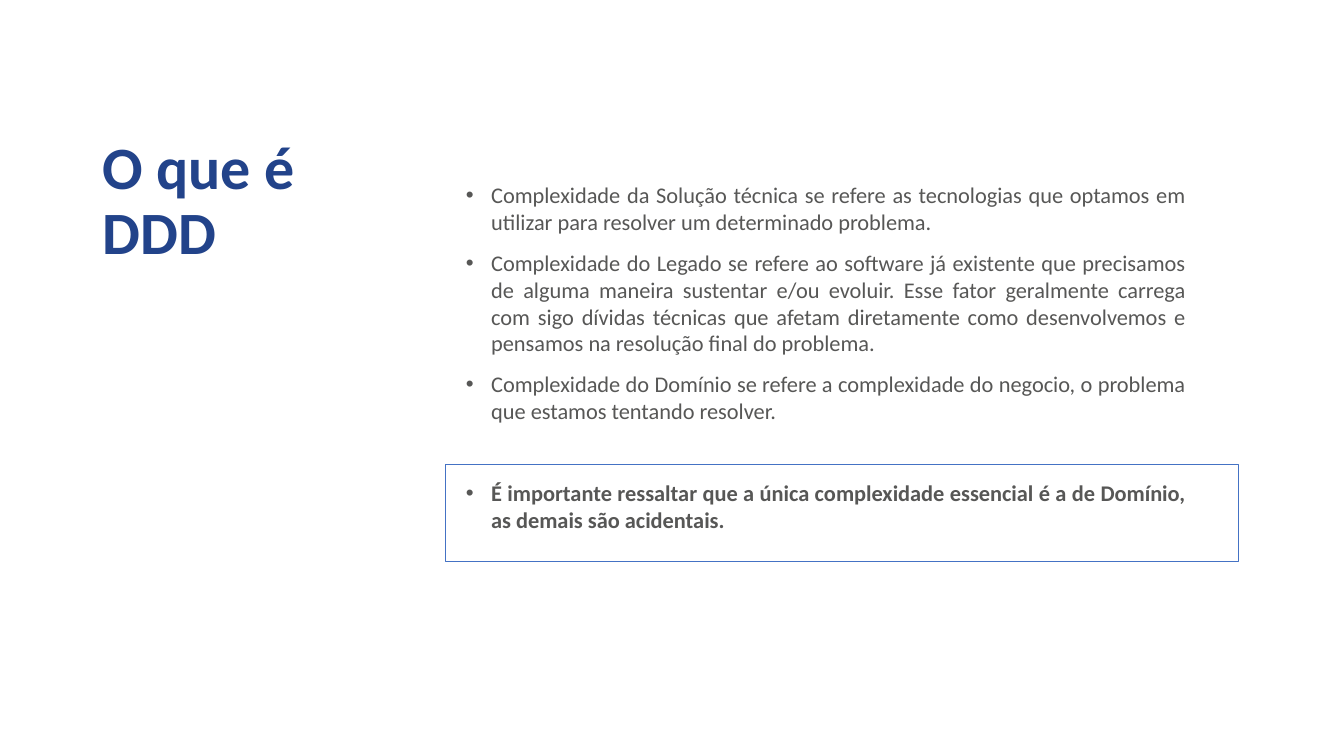
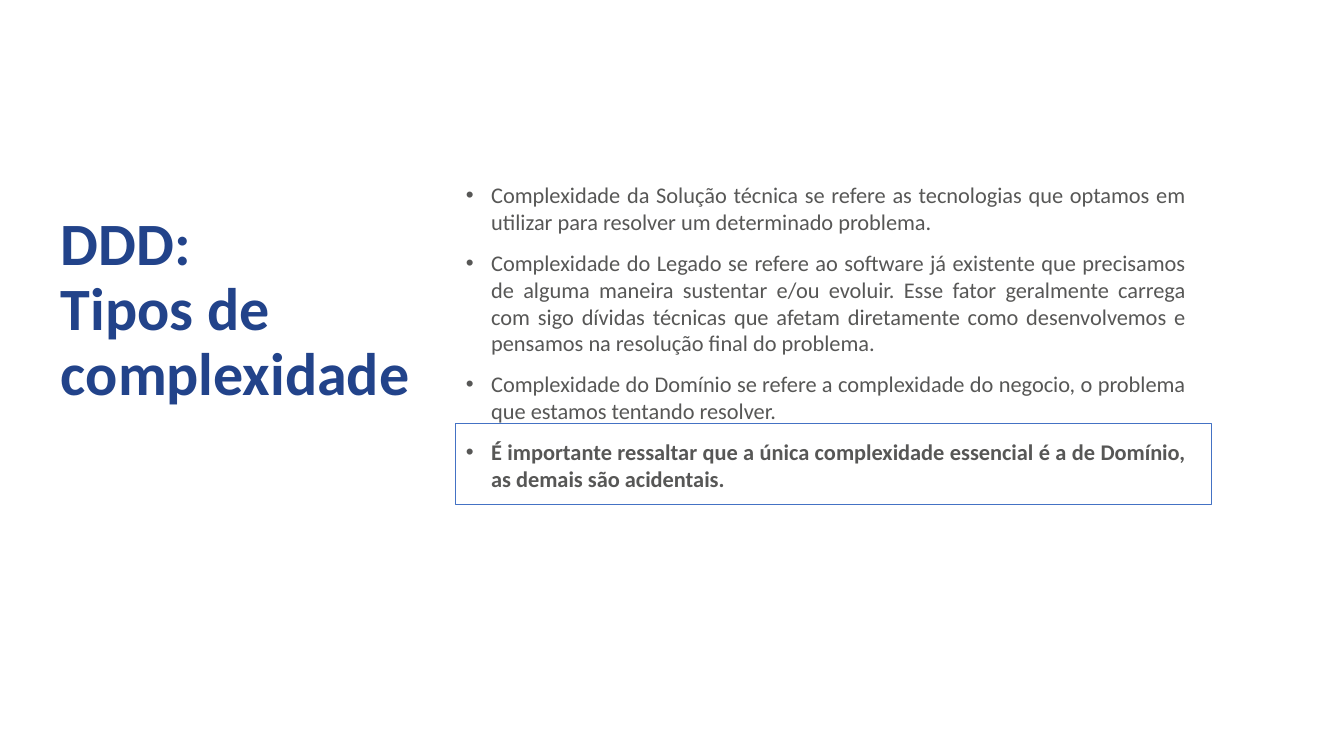
Before and after one commit to jcmdsbr/five-workshop-real-apps, a slide deck: slide 10 of docs/treinamento-estagiarios-five.pptx (slide 11 before the commit). Drawn at 1344x756 pixels with LibreOffice and Linux fonts; fonts in the diff are those of the drawing; background and template pictures are left out. Boxes give left, top, right and bottom in pixels: in the first picture for what was removed or moved away, otherwise in the second. Text is boxed around its words. In the diff, an @@ line names an element or a change of style, - is before the commit and + after.

Commit message:
feat: finalizacao dos slides

```diff
--- a/docs/treinamento-estagiarios-five.pptx
+++ b/docs/treinamento-estagiarios-five.pptx
@@ text "Complexidade da Solução técnica se ..." rewrapped from (491,187,1186,528) to (491,187,1186,487) @@
@@ text at (61,226,409,405): text changed @@
-O que é
-DDD
+DDD:
+Tipos de complexidade
@@ rectangle: place and size @@
-rectangle at (446,464,1239,561)
+rectangle at (456,423,1212,504)
```
Also in this commit, not shown: 10 other slides changed, 9 slides added, 7 slides removed, 1 other file.
